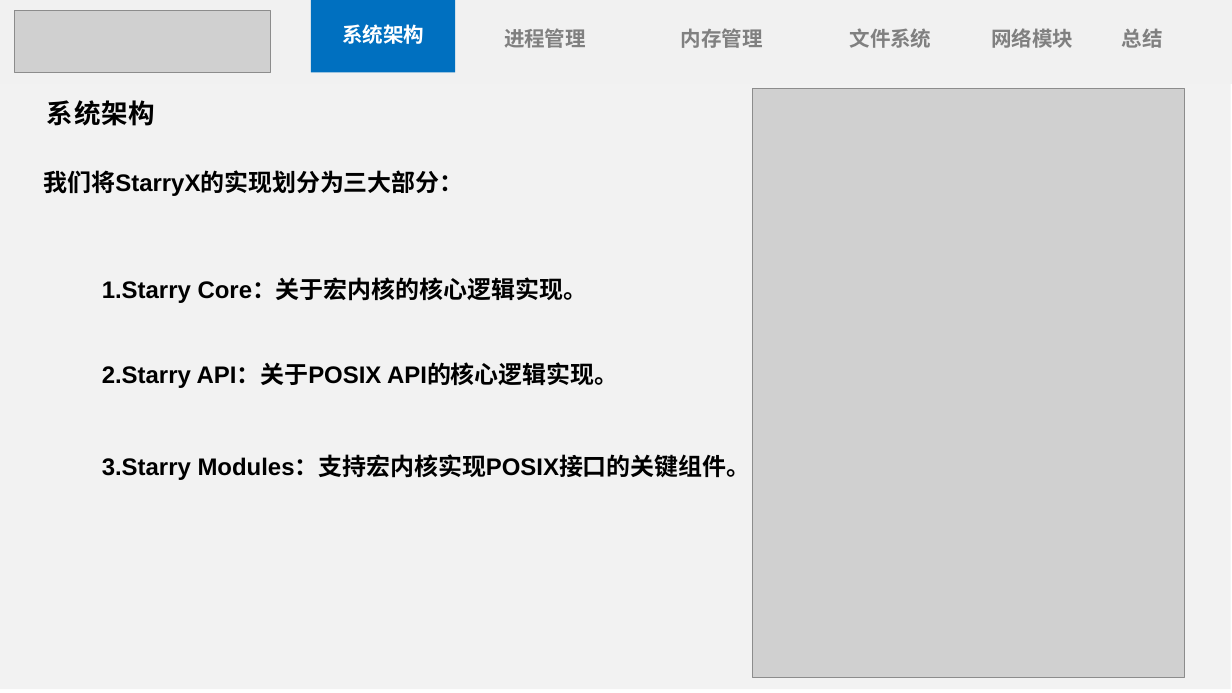
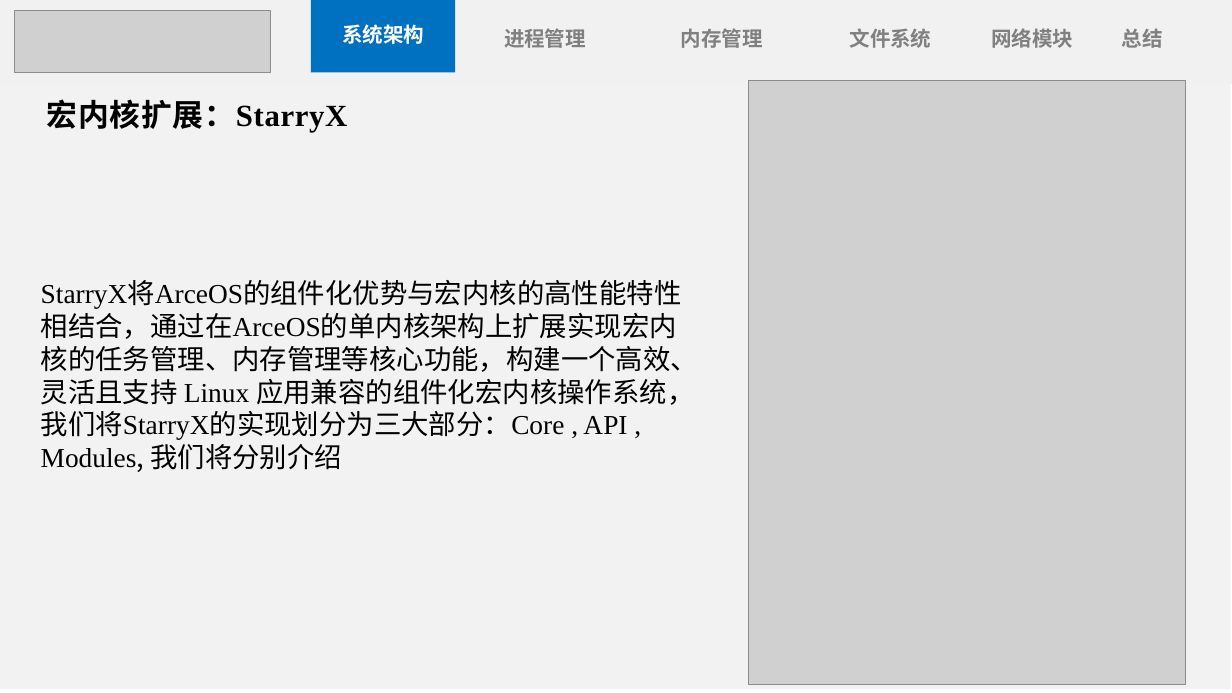
Before and after one commit to Anekoique/StarryX, a slide deck: slide 6 of docs/StarryX.pptx (slide 4 before the commit). Drawn at 1232x693 pixels with LibreOffice and Linux fonts; fonts in the diff are those of the drawing; grey boxes stand for pictures. Boxes give left, top, right and bottom in pixels: in the first picture for what was removed or moved away, otherwise in the second. Text is boxed around its words. In the diff, an @@ line names an element or a change of style, - is before the commit and + after.

```diff
--- a/docs/StarryX.pptx
+++ b/docs/StarryX.pptx
@@ picture resized from (x1=752, y1=89, x2=1185, y2=677) to (x1=748, y1=80, x2=1186, y2=684) @@
@@ text at (x1=47, y1=99, x2=347, y2=133): text changed; size 31 to 36 pt; font Noto Sans CJK SC to Times New Roman @@
-系统架构
+宏内核扩展：StarryX
@@ text removed at (x1=44, y1=170, x2=464, y2=196) @@
-我们将StarryX的实现划分为三大部分：
@@ text removed at (x1=102, y1=279, x2=587, y2=303) @@
-1.Starry Core：关于宏内核的核心逻辑实现。
@@ text added at (x1=41, y1=313, x2=698, y2=472), 32 pt, text #000000 @@
+StarryX将ArceOS的组件化优势与宏内核的高性能特性相结合，通过在ArceOS的单内核架构上扩展实现宏内核的任务管理、内存管理等核心功能，构建一个高效、灵活且支持 Linux 应用兼容的组件化宏内核操作系统，我们将StarryX的实现划分为三大部分：Core , API , Modules, 我们将分别介绍
@@ text removed at (x1=102, y1=364, x2=618, y2=388) @@
-2.Starry API：关于POSIX API的核心逻辑实现。
@@ text removed at (x1=102, y1=456, x2=751, y2=480) @@
-3.Starry Modules：支持宏内核实现POSIX接口的关键组件。
```
Also in this commit, not shown: 18 other slides changed, 3 slides added, 1 slide removed, 3 other files.
